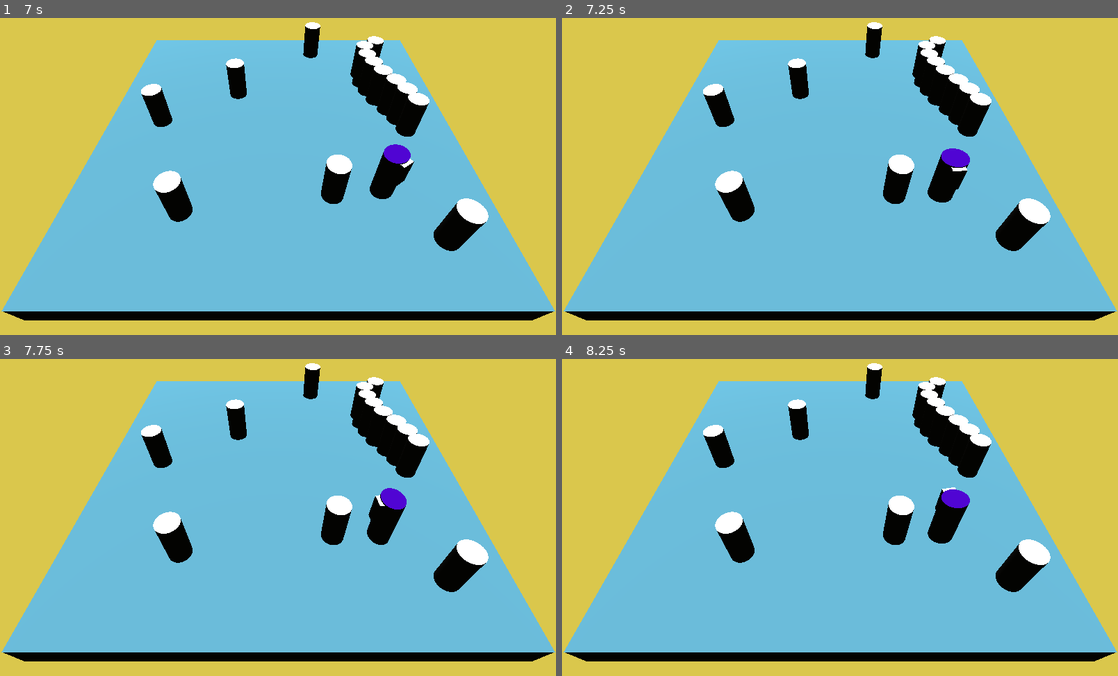
Above: before the commit, frames 1-4 (two rows, left to right).
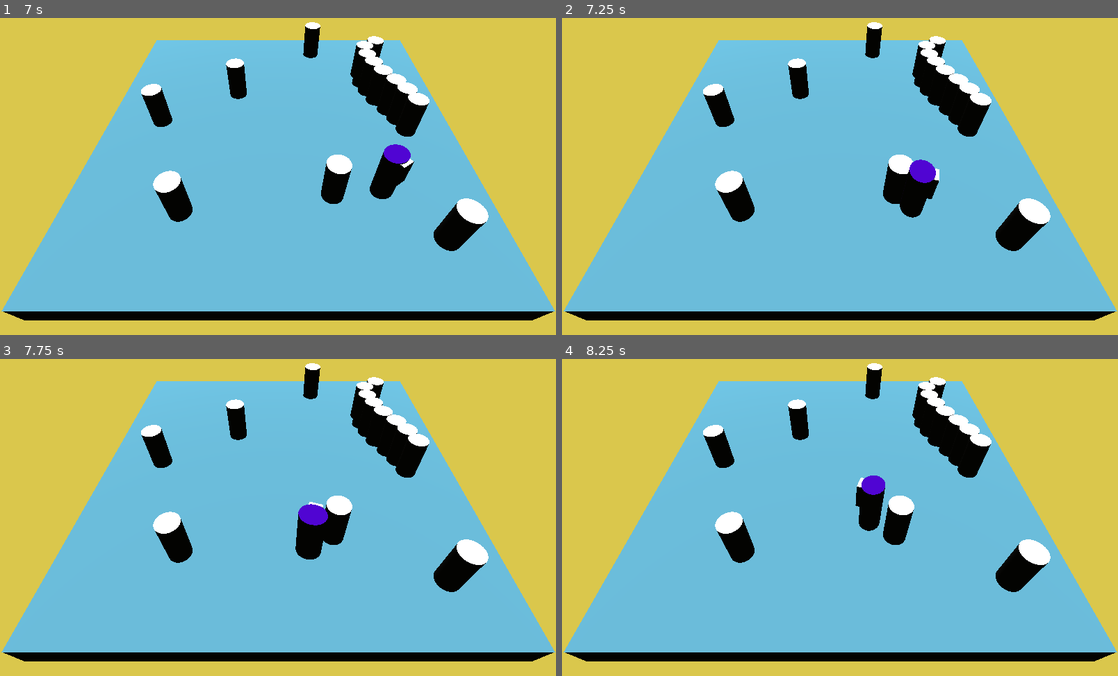
Above: after the commit, the same moments.

Repository: OnyJ/Medusa-old
Game: Godot game, scene res://scenes/Main.tscn
The game is run twice, just before and just after one commit, with the same random seed, the same clock (stepped at 60 frames per second) and the same inputs.
Inputs:
- Up to frame 1 (7 s): tap Enter at 0.5, 5.75 s; hold D (move_right) 0.53-1.28 s; tap Space at 1.25 s; hold S (move_back) 1.28-2.03 s; hold D (move_right) 2.03-2.78 s; hold Z (move_forward) 2.78-3.53 s; hold Q (move_left) 3.53-5.03 s; hold S (move_back) 5.03-5.78 s; hold D (move_right) 5.78-6.53 s; hold Z (move_forward) from 6.53 s (still down)
- Up to frame 2 (7.25 s): keep holding Z (move_forward)
- Up to frame 3 (7.75 s): release Z (move_forward) at 7.28 s; hold D (move_right) from 7.28 s (still down)
- Up to frame 4 (8.25 s): release D (move_right) at 8.03 s; hold S (move_back) from 8.03 s (still down)

Frame 1 is identical in both runs. In frame 2, 1.5% of the frame differs, in the area x 60-74%, y 41-64%; in frame 3, 1.6%, in the area x 53-74%, y 40-64%; in frame 4, 1.6%.

Commit message:
medusa.gd: chase_time

Diff:
--- a/scripts/Medusa.gd
+++ b/scripts/Medusa.gd
@@ -28,6 +28,7 @@
 func _physics_process(delta):
 	match state:
 		CHILL:
+			# search_player:
 			rotate_y(-0.05)
 		CHASE:
 			print("chasing")
@@ -35,7 +36,8 @@
 			follow_player(delta)
 			yield(get_tree().create_timer(chase_time), "timeout")
 			state = CHILL
-			chase_time = 4
+			chase_time = 0
+			add_chase_time()
 			print("stop chasing")
 
 
@@ -43,7 +45,7 @@
 	if !looking_at_player:
 		rotate_y(0.05)
 	elif state == CHASE and looking_at_player:
-		chase_time += 3
+		add_chase_time()
 
 func follow_player(delta):
 	if path_node < path.size():
@@ -53,10 +55,13 @@
 		else:
 			move_and_slide(direction.normalized() * speed, Vector3.UP)
 
-
 func move_to(target_pos):
 	path = nav.get_simple_path(global_transform.origin, target_pos)
 	path_node = 0
+
+func add_chase_time():
+	chase_time += 1 + randi() % 5
+
 
 func _on_Timer_timeout():
 	move_to(player.global_transform.origin)
